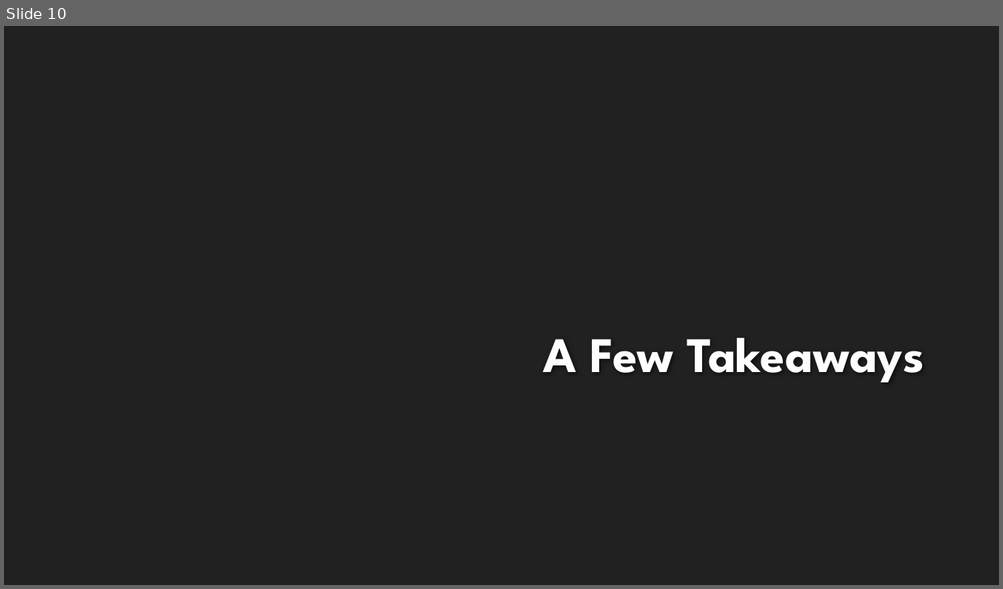
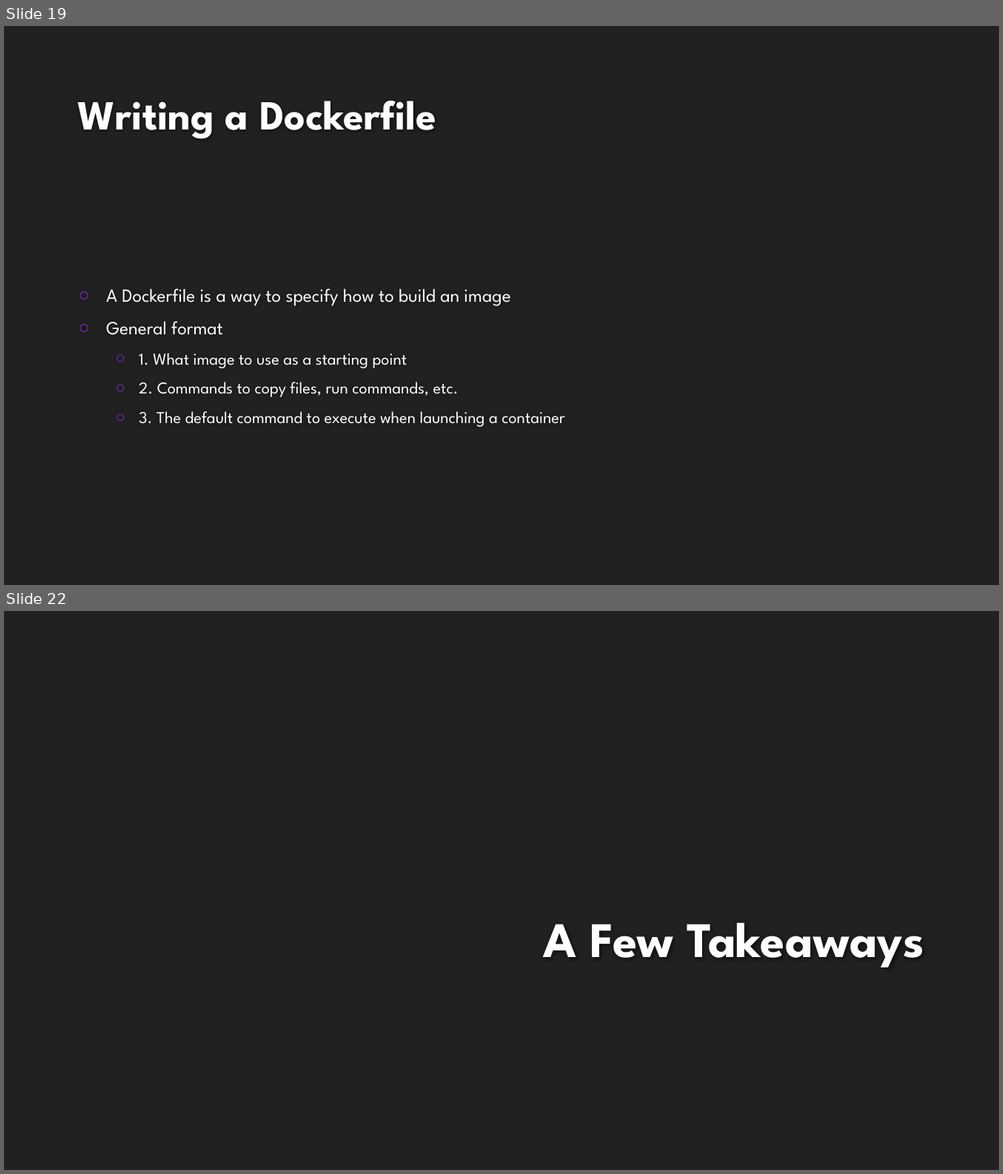
Before and after one commit to kertox662/jamhacks6-workshop-reference, a slide deck: intro-docker/presentation/intro-to-docker.pptx. Shown one above the other, each under a label of ours: slide 10 before the commit, slides 19 and 22 after it; the slides between them are not shown. The pictures are 1003x589 and 1003x1174 pixels, drawn with LibreOffice and Linux fonts; fonts in the diff are those of the drawing; background and template pictures are left out. Boxes give left, top, right and bottom in pixels: in the first picture for what was removed or moved away, otherwise in the second. Text is boxed around its words. In the diff, an @@ line names an element or a change of style, - is before the commit and + after.

Commit message:
Docker: Presentation and README

```diff
--- a/intro-docker/presentation/intro-to-docker.pptx
+++ b/intro-docker/presentation/intro-to-docker.pptx
@@ slide 19 added at (4,26,999,585), background #212121 @@
@@ title added at (77,101,437,139), 40 pt, text #FEFEFE, bold @@
+Writing a Dockerfile
@@ text added at (106,289,564,427), 16 pt, text #FFFFFF @@
+○ A Dockerfile is a way to specify how to build an image
+○ General format
+  ○ 1. What image to use as a starting point
+  ○ 2. Commands to copy files, run commands, etc.
+  ○ 3. The default command to execute when launching a container
@@ what was slide 10 is now slide 22 @@
```
Also in this commit, not shown: 1 slide changed, 11 other slides added, 1 other file.
